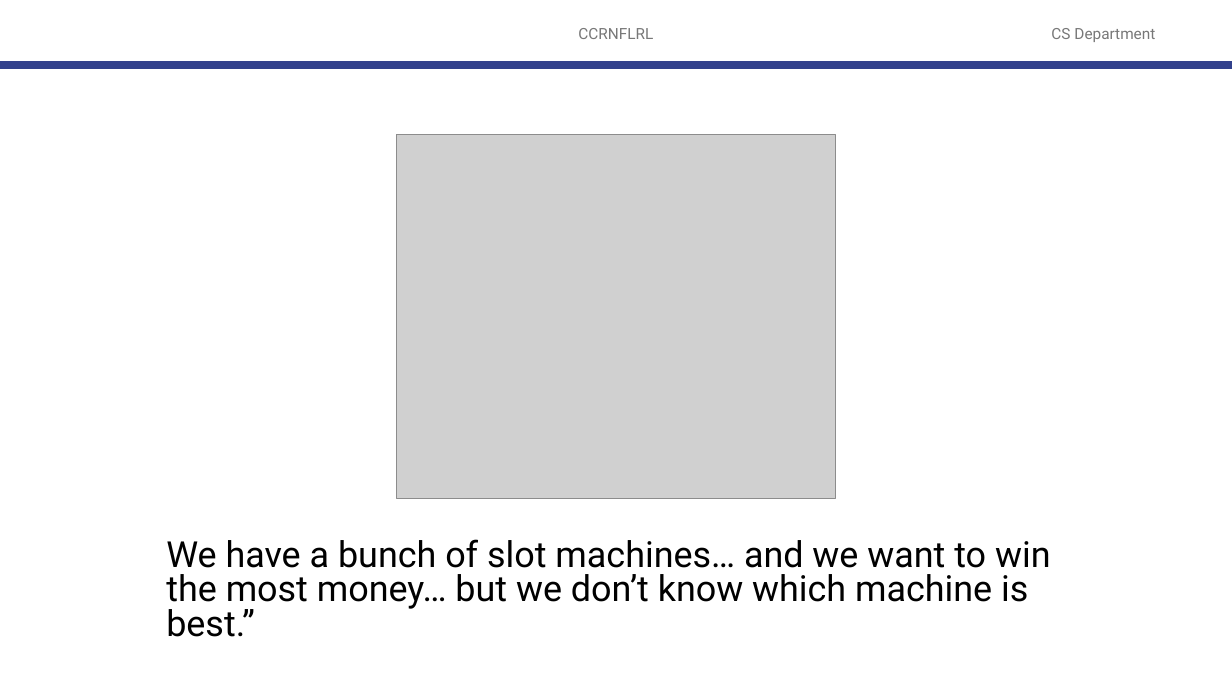
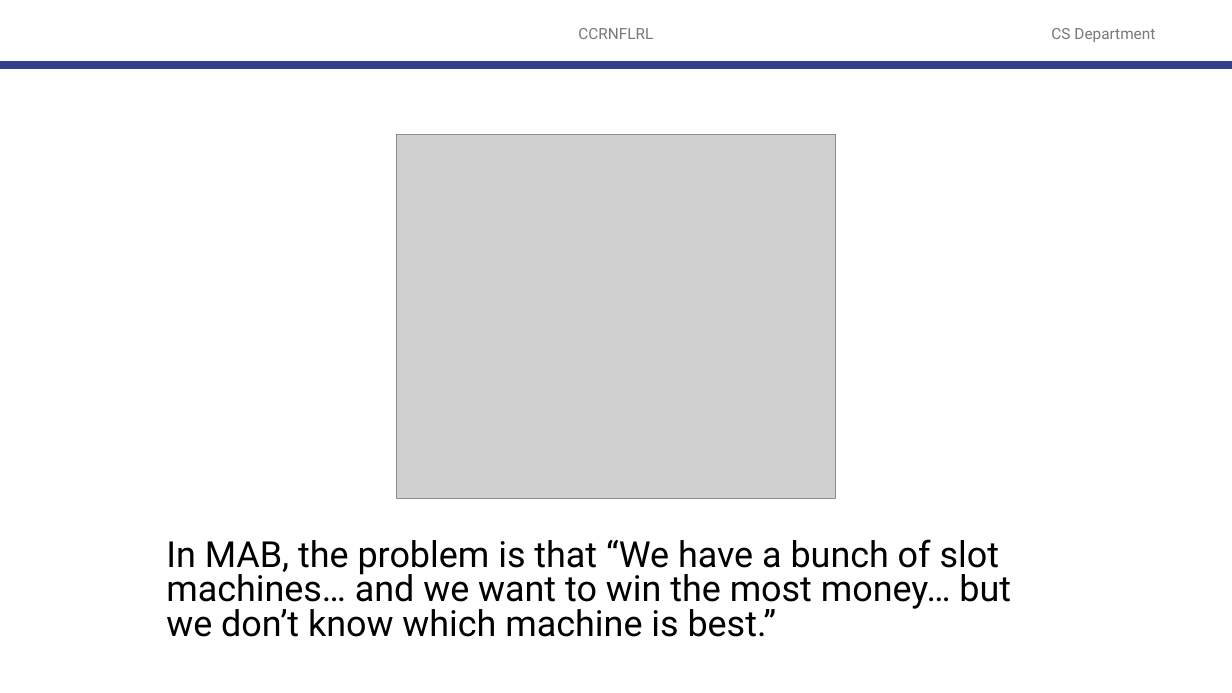
Before and after one commit to robitussin/CCRNFLRL, a slide deck: slide 13 of 9 - Exploration and Exploitation/Exploration and Exploitation.pptx. Drawn at 1232x693 pixels with LibreOffice and Linux fonts; fonts in the diff are those of the drawing; grey boxes stand for pictures; background and template pictures are left out. Boxes give left, top, right and bottom in pixels: in the first picture for what was removed or moved away, otherwise in the second. Text is boxed around its words. In the diff, an @@ line names an element or a change of style, - is before the commit and + after.

```diff
--- a/9 - Exploration and Exploitation/Exploration and Exploitation.pptx
+++ b/9 - Exploration and Exploitation/Exploration and Exploitation.pptx
@@ text at <box>166,539,1011,637</box>: text changed @@
-We have a bunch of slot machines… and we want to win the most money… but we don’t know which machine is best.”
+In MAB, the problem is that “We have a bunch of slot machines… and we want to win the most money… but we don’t know which machine is best.”
```
Also in this commit, not shown: 31 other slides changed, 46 slides added, 12 slides removed, 1 other file.
